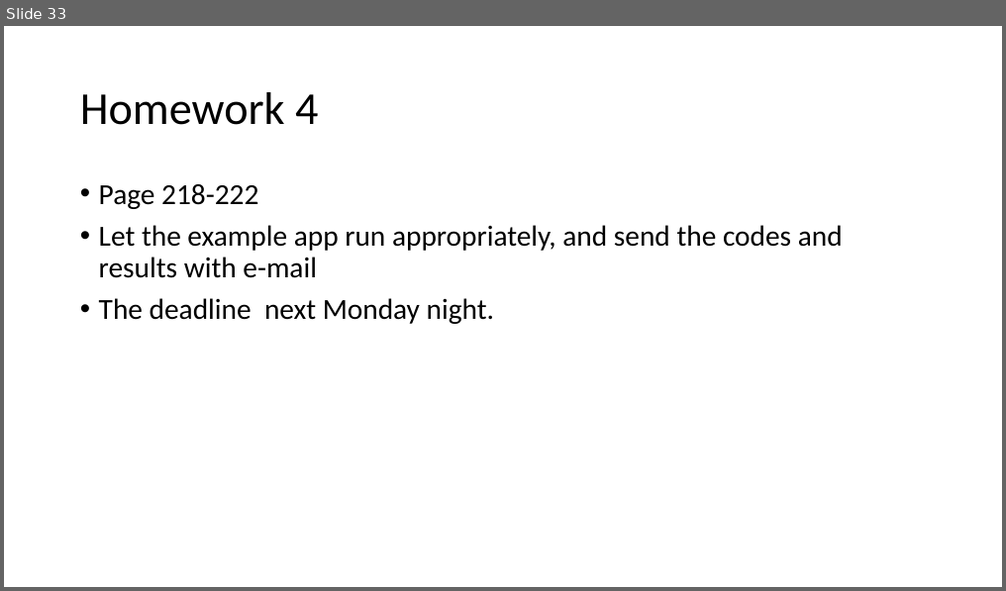
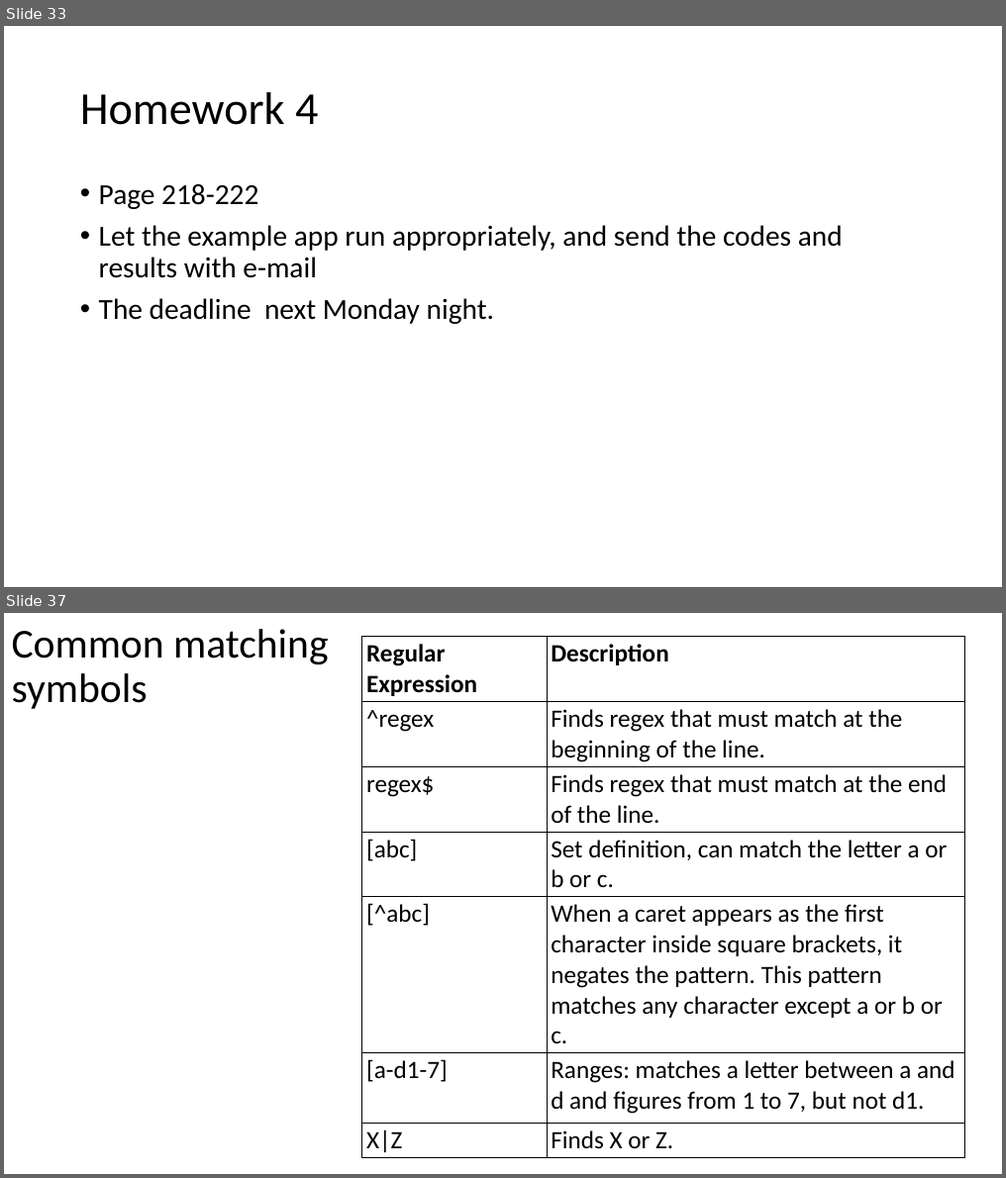
Before and after one commit to tanglw2020/android-class, a slide deck: android activity and intent.pptx. Shown one above the other, each under a label of ours: slide 33 before the commit, slides 33 and 37 after it; the slides between them are not shown. The pictures are 1006x591 and 1006x1178 pixels, drawn with LibreOffice and Linux fonts; fonts in the diff are those of the drawing. Boxes give left, top, right and bottom in pixels: in the first picture for what was removed or moved away, otherwise in the second. Text is boxed around its words. In the diff, an @@ line names an element or a change of style, - is before the commit and + after.

```diff
--- a/android activity and intent.pptx
+++ b/android activity and intent.pptx
@@ slide 37 added at <box>4,613,1002,1174</box>, background #FFFFFF @@
@@ title added at <box>12,629,328,709</box>, 39.6 pt, text #000000 @@
+Common matching symbols
@@ table added at <box>362,636,965,1157</box>, 7 rows, 2 columns @@
+Regular Expression | Description
+^regex | Finds regex that must match at the beginning of the line.
+regex$ | Finds regex that must match at the end of the line.
+[abc] | Set definition, can match the letter a or b or c.
+[^abc] | When a caret appears as the first character inside square brackets, it negates the pattern. This pattern matches any character except a or b or c.
+[a-d1-7] | Ranges: matches a letter between a and d and figures from 1 to 7, but not d1.
+X|Z | Finds X or Z.
```
Also in this commit, not shown: 1 slide changed, 14 other slides added, 1 other file.
